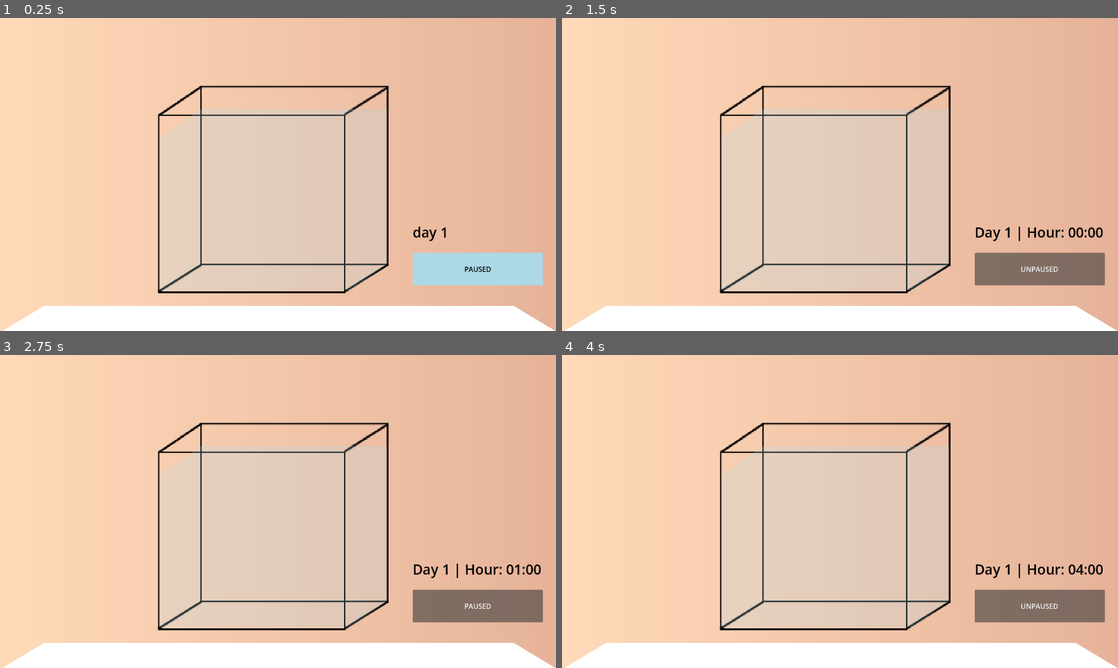
Above: before the commit, frames 1-4 (two rows, left to right).
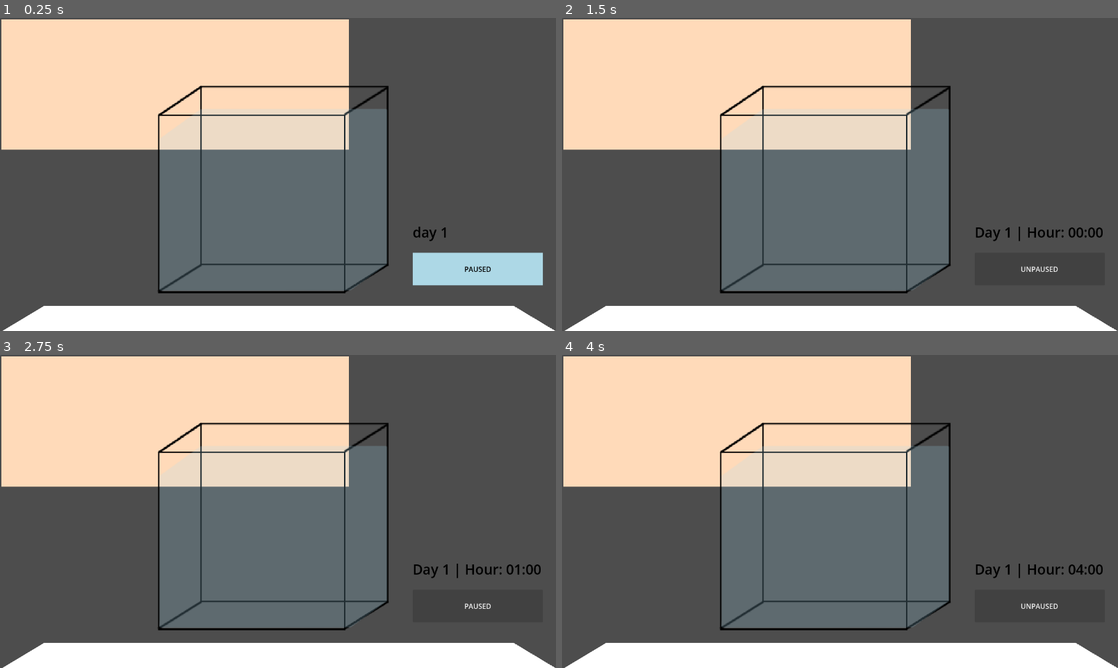
Above: after the commit, the same moments.

Repository: jac192133/Ecobana
Game: Godot game, scene res://scenes/RoomScene.tscn
The game is run twice, just before and just after one commit, with the same random seed, the same clock (stepped at 60 frames per second) and the same inputs.
Inputs:
- Up to frame 1 (0.25 s): no input
- Up to frame 2 (1.5 s): tap Enter at 0.5 s; click "PAUSED" at 1.25 s
- Up to frame 3 (2.75 s): click "UNPAUSED" at 2 s
- Up to frame 4 (4 s): tap Space (pause_toggle) at 2.75 s; tap Enter at 3.5 s

The runs differ from the first frame. In frame 1, 64% of the frame differs, in the area x 0-100%, y 0-100%; in frame 2, 66%; in frame 3, 66%; in frame 4, 66%.

Commit message:
more wall perspective tweaks

Diff:
--- a/godotecobana/scenes/RoomScene.tscn
+++ b/godotecobana/scenes/RoomScene.tscn
@@ -43,17 +43,11 @@
 text = "day 1"
 script = ExtResource("8_yqss7")
 
-[node name="Wall" type="ColorRect" parent="Control"]
+[node name="Wall" type="Polygon2D" parent="Control"]
 material = SubResource("ShaderMaterial_dhxkg")
-layout_mode = 1
-anchors_preset = -1
-anchor_right = 1.0
-anchor_bottom = 1.0
-offset_right = 1280.0
-offset_bottom = 720.0
-grow_horizontal = 2
-grow_vertical = 2
+position = Vector2(403, 303)
 color = Color(1, 0.854902, 0.72549, 1)
+polygon = PackedVector2Array(-400, -300, 400, -300, 400, 0, -400, 0)
 
 [node name="Table" type="Polygon2D" parent="Control"]
 position = Vector2(642, 362)
